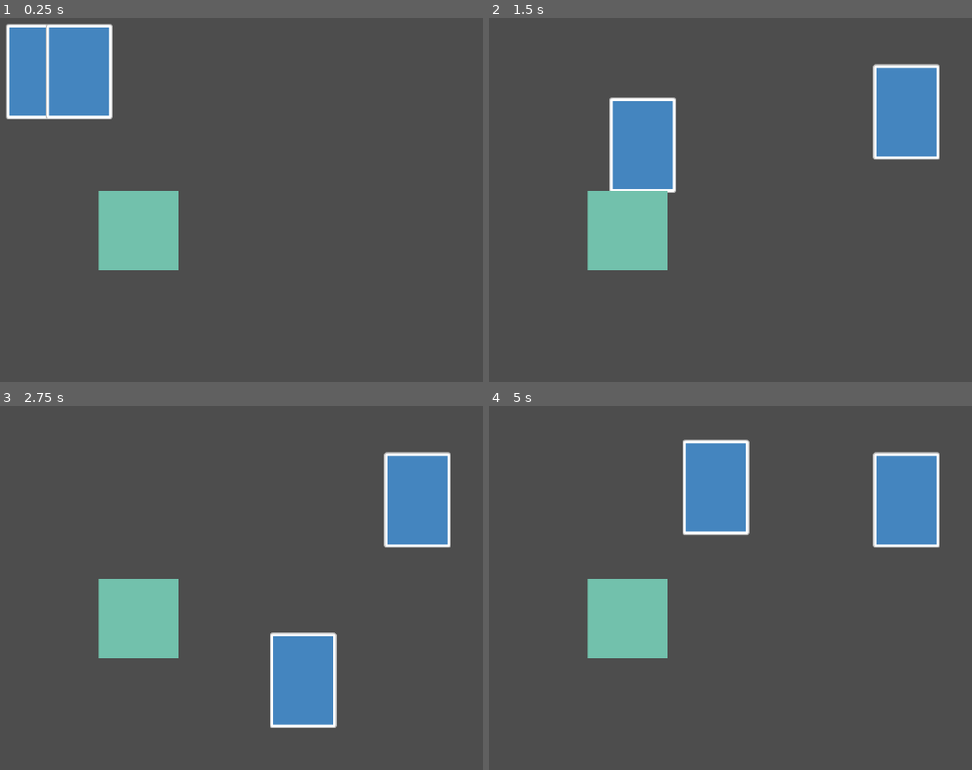
Above: before the commit, frames 1-4 (two rows, left to right).
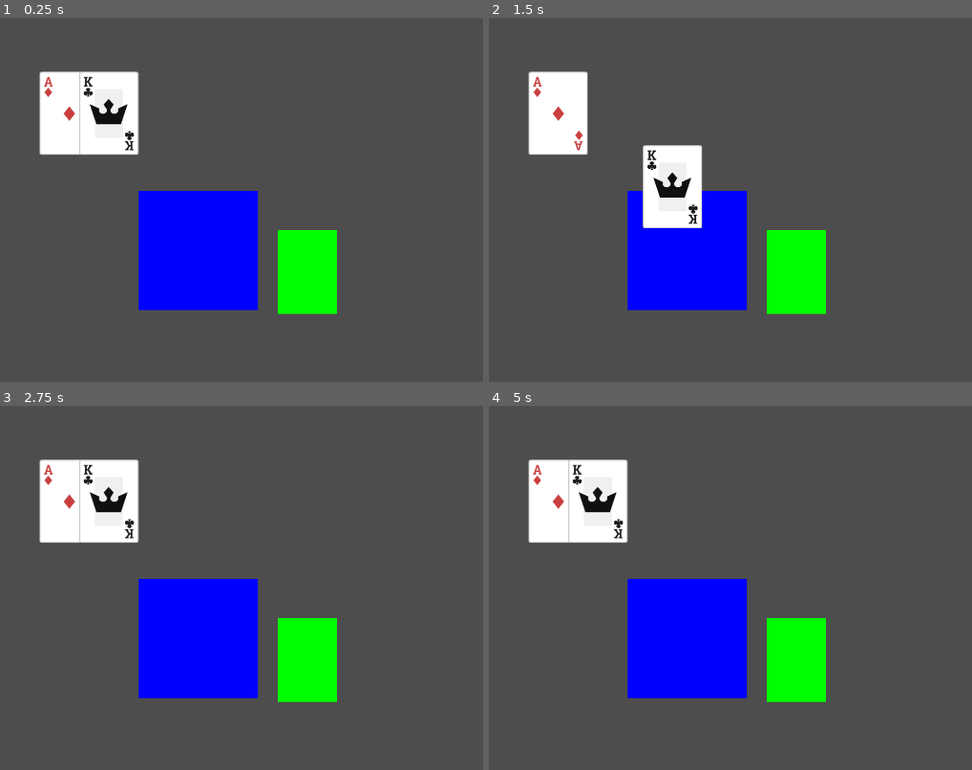
Above: after the commit, the same moments.

Repository: emabrey/card-framework
Game: Godot game, scene res://card_framework/card_manager.tscn
Two runs of this game, one before a commit and one after it. Both use one fixed random seed, a clock stepped at 60 frames per second and the inputs below. The project has no main scene, so this scene is started directly.
Inputs (mouse positions are in pixels of both pictures, inside the frame that each line leads up to):
- Up to frame 1 (0.25 s): no input
- Up to frame 2 (1.5 s): tap Enter at 0.5 s; drag from (527, 72) to (904, 112) at 0.52 s; drag from (566, 72) to (793, 291) at 1.27 s
- Up to frame 3 (2.75 s): move the mouse to (415, 500) at 2.02 s; click (415, 500) at 2.17 s
- Up to frame 4 (5 s): tap Space at 2.75, 4.25 s; drag from (793, 679) to (600, 529) at 2.77 s; tap Enter at 3.5 s; move the mouse to (outside the picture) at 3.52 s; click (outside the picture) at 3.67 s; drag from (600, 529) to (716, 486) at 4.27 s

The runs differ from the first frame. In frame 1, 21% of the frame differs, in the area x 1-70%, y 1-82%; in frame 2, 23%; in frame 3, 22%; in frame 4, 25%, in the area x 8-94%, y 9-82%.

Commit message:
feat: implement drop_zone and moving card features
* Drop Zone is divided into sensor/placement
* At the end of the drag, it checks the valid drop zone to return the card or drop it into the placement
* Add card & drop zone export variables

Diff:
--- a/card_framework/card.gd
+++ b/card_framework/card.gd
@@ -1,33 +1,76 @@
 class_name Card
 extends Control
 
-signal card_picked(card: Card)
-signal card_dropped(card: Card)
+@export var card_size := Vector2(150, 210)
+@export var front_image: Texture2D
+@export var back_image: Texture2D
+@export var show_front := true :
+	set(value):
+		if value:
+			front_face_texture.visible = true
+			back_face_texture.visible = false
+		else:
+			front_face_texture.visible = false
+			back_face_texture.visible = true
+
+@export var return_speed := 2000
 
 var is_hovering := false
 var is_clicked := false
 var is_holding := false
-var current_holding_position: Vector2
+var is_moving_to_destination := false
+var current_holding_mouse_position: Vector2
+var destination: Vector2
 
-# Called when the node enters the scene tree for the first time.
+@onready var front_face_texture := $FrontFace/TextureRect
+@onready var back_face_texture := $BackFace/TextureRect
+
 func _ready():
 	mouse_filter = Control.MOUSE_FILTER_STOP
 	connect("mouse_entered", _on_mouse_enter)
 	connect("mouse_exited", _on_mouse_exited)
 	connect("gui_input", _on_gui_input)
 
-# Called every frame. 'delta' is the elapsed time since the previous frame.
+	front_face_texture.size = card_size
+	back_face_texture.size = card_size
+	if front_image:
+		front_face_texture.texture = front_image
+	if back_image:
+		back_face_texture.texture = back_image
+
+	destination = position
+	show_front = show_front
+
+
 func _process(delta):
 	if is_holding:
-		position = get_global_mouse_position() - current_holding_position
+		position = get_global_mouse_position() - current_holding_mouse_position
+
+	if is_moving_to_destination:
+		position = position.move_toward(destination, return_speed * delta)
+		if position == destination:
+			is_moving_to_destination = false
+			mouse_filter = Control.MOUSE_FILTER_STOP
+
+
+func return_card():
+	is_moving_to_destination = true
+
+
+func move_to_drop_zone(drop_zone: DropZone):
+	is_moving_to_destination = true
+	destination = drop_zone.placement_position
+
 
 func _on_mouse_enter():
 	if _can_interact_with():
 		is_hovering = true
 
+
 func _on_mouse_exited():
 	if _can_interact_with():
 		is_hovering = false
+
 
 func _on_gui_input(event: InputEvent):
 	if event is InputEventMouseButton:
@@ -38,12 +81,14 @@
 		if mouse_event.pressed:
 			is_clicked = true
 			is_holding = true
-			current_holding_position = get_local_mouse_position()
+			current_holding_mouse_position = get_local_mouse_position()
 		else:
 			if is_holding:
-				CardFrameworkSignalBus.card_dropped.emit(self)
+				CardFrameworkSignalBus.drag_dropped.emit(self)
+				mouse_filter = Control.MOUSE_FILTER_IGNORE
 			is_clicked = false
 			is_holding = false
 
+
 func _can_interact_with() -> bool:
 	return true
--- a/card_framework/card.tscn
+++ b/card_framework/card.tscn
@@ -1,77 +1,32 @@
-[gd_scene load_steps=4 format=3 uid="uid://brjlo8xing83p"]
+[gd_scene load_steps=2 format=3 uid="uid://brjlo8xing83p"]
 
 [ext_resource type="Script" path="res://card_framework/card.gd" id="1_6ohl5"]
-[ext_resource type="Texture2D" uid="uid://bx5sa3px1g4r2" path="res://assets/images/cards/cardSpadesA.png" id="2_3g3di"]
-[ext_resource type="Texture2D" uid="uid://bnx5n1lm62uhd" path="res://assets/images/cards/cardBack_blue1.png" id="3_0dkax"]
 
 [node name="Card" type="Control"]
 layout_mode = 3
-anchors_preset = 8
-anchor_left = 0.5
-anchor_top = 0.5
-anchor_right = 0.5
-anchor_bottom = 0.5
-grow_horizontal = 2
-grow_vertical = 2
+anchors_preset = 0
 script = ExtResource("1_6ohl5")
-metadata/_edit_use_anchors_ = true
 
 [node name="FrontFace" type="Control" parent="."]
 layout_mode = 1
-anchors_preset = 8
-anchor_left = 0.5
-anchor_top = 0.5
-anchor_right = 0.5
-anchor_bottom = 0.5
-offset_left = -20.0
-offset_top = -20.0
-offset_right = 20.0
-offset_bottom = 20.0
-grow_horizontal = 2
-grow_vertical = 2
+anchors_preset = 0
+offset_right = 40.0
+offset_bottom = 40.0
 mouse_filter = 1
 
 [node name="TextureRect" type="TextureRect" parent="FrontFace"]
 layout_mode = 1
-anchors_preset = 8
-anchor_left = 0.5
-anchor_top = 0.5
-anchor_right = 0.5
-anchor_bottom = 0.5
-offset_left = -84.0
-offset_top = -120.0
-offset_right = 84.0
-offset_bottom = 120.0
-grow_horizontal = 2
-grow_vertical = 2
-texture = ExtResource("2_3g3di")
+offset_right = 150.0
+offset_bottom = 210.0
 
 [node name="BackFace" type="Control" parent="."]
 layout_mode = 1
-anchors_preset = 8
-anchor_left = 0.5
-anchor_top = 0.5
-anchor_right = 0.5
-anchor_bottom = 0.5
-offset_left = -20.0
-offset_top = -20.0
-offset_right = 20.0
-offset_bottom = 20.0
-grow_horizontal = 2
-grow_vertical = 2
+anchors_preset = 0
+offset_right = 40.0
+offset_bottom = 40.0
 mouse_filter = 1
 
 [node name="TextureRect" type="TextureRect" parent="BackFace"]
 layout_mode = 1
-anchors_preset = 8
-anchor_left = 0.5
-anchor_top = 0.5
-anchor_right = 0.5
-anchor_bottom = 0.5
-offset_left = -84.0
-offset_top = -120.0
-offset_right = 84.0
-offset_bottom = 120.0
-grow_horizontal = 2
-grow_vertical = 2
-texture = ExtResource("3_0dkax")
+offset_right = 150.0
+offset_bottom = 210.0
--- a/card_framework/card_framework_signal_bus.gd
+++ b/card_framework/card_framework_signal_bus.gd
@@ -3,4 +3,5 @@
 signal drop_zone_added(zone_id: int, zone_node: DropZone)
 signal drop_zone_deleted(zone_id: int)
 
-signal card_dropped(card: Card)
+signal drag_dropped(card: Card)
+signal card_dropped(card: Card, drop_zone: DropZone)
--- a/card_framework/card_manager.gd
+++ b/card_framework/card_manager.gd
@@ -1,12 +1,16 @@
 class_name CardManager
 extends Control
 
+@export var card_size := Vector2(150, 210)
+
 var drop_zone_dict := {}
+
 
 func _init() -> void:
 	CardFrameworkSignalBus.drop_zone_added.connect(_on_drop_zone_added)
 	CardFrameworkSignalBus.drop_zone_deleted.connect(_on_drop_zone_deleted)
-	CardFrameworkSignalBus.card_dropped.connect(_on_card_dropped)
+	CardFrameworkSignalBus.drag_dropped.connect(_on_card_dropped)
+
 
 func _ready() -> void:
 	pass
@@ -30,6 +34,8 @@
 		if drop_zone.enabled:
 			var result = drop_zone.check_card_can_be_dropped(card)
 			if result:
+				card.move_to_drop_zone(drop_zone)
 				return drop_zone
 
+	card.return_card()
 	return null
--- a/card_framework/card_manager.tscn
+++ b/card_framework/card_manager.tscn
@@ -1,8 +1,11 @@
-[gd_scene load_steps=4 format=3 uid="uid://c7u8hryloq7hy"]
+[gd_scene load_steps=7 format=3 uid="uid://c7u8hryloq7hy"]
 
 [ext_resource type="Script" path="res://card_framework/card_manager.gd" id="1_cp2xm"]
 [ext_resource type="PackedScene" uid="uid://brjlo8xing83p" path="res://card_framework/card.tscn" id="1_rvy15"]
 [ext_resource type="PackedScene" uid="uid://dkmme1pig03ie" path="res://card_framework/drop_zone.tscn" id="2_0bmnm"]
+[ext_resource type="Texture2D" uid="uid://bg5qrq2m3p7vx" path="res://assets/images/cards/cardDiamondsA.png" id="3_1okis"]
+[ext_resource type="Texture2D" uid="uid://bnx5n1lm62uhd" path="res://assets/images/cards/cardBack_blue1.png" id="4_br0t2"]
+[ext_resource type="Texture2D" uid="uid://bcj7enn5aud74" path="res://assets/images/cards/cardClubsK.png" id="5_3nhiu"]
 
 [node name="CardManager" type="Control"]
 layout_mode = 3
@@ -15,6 +18,8 @@
 offset_top = 200.0
 offset_right = 200.0
 offset_bottom = 200.0
+front_image = ExtResource("3_1okis")
+back_image = ExtResource("4_br0t2")
 
 [node name="Card2" parent="." instance=ExtResource("1_rvy15")]
 layout_mode = 1
@@ -22,25 +27,15 @@
 offset_top = 200.0
 offset_right = 300.0
 offset_bottom = 200.0
+front_image = ExtResource("5_3nhiu")
+back_image = ExtResource("4_br0t2")
 
 [node name="DropZone" parent="." instance=ExtResource("2_0bmnm")]
+z_index = -1000
 layout_mode = 1
-offset_left = 350.0
-offset_top = 500.0
-offset_right = 550.0
-offset_bottom = 700.0
-
-[node name="ColorRect" type="ColorRect" parent="DropZone"]
-layout_mode = 1
-anchors_preset = 8
-anchor_left = 0.5
-anchor_top = 0.5
-anchor_right = 0.5
-anchor_bottom = 0.5
-offset_left = -100.0
-offset_top = -100.0
-offset_right = 100.0
-offset_bottom = 100.0
-grow_horizontal = 2
-grow_vertical = 2
-color = Color(0.447071, 0.757751, 0.675506, 1)
+sensor_size = Vector2(300, 300)
+sensor_position = Vector2(450, 500)
+sensor_color = Color(0, 0, 1, 1)
+placement_size = Vector2(150, 210)
+placement_position = Vector2(800, 600)
+placement_color = Color(0, 1, 0, 1)
--- a/card_framework/drop_zone.gd
+++ b/card_framework/drop_zone.gd
@@ -2,8 +2,24 @@
 extends Control
 
 static var next_id = 0
+
+@export_group("Sensor")
+@export var sensor_size: Vector2
+@export var sensor_position: Vector2
+@export var sensor_color := Color(0.0, 0.0, 0.0, 0.0)
+@export var sensor_visibility := true
+
+@export_group("Placement")
+@export var placement_size: Vector2
+@export var placement_position: Vector2
+@export var placement_color := Color(0.0, 0.0, 0.0, 0.0)
+@export var placement_visibility := true
+
 var unique_id: int
 var enabled := true
+
+@onready var sensor := $Sensor
+@onready var placement := $Placement
 
 func _init():
 	unique_id = next_id
@@ -12,7 +28,14 @@
 
 func _ready():
 	CardFrameworkSignalBus.drop_zone_added.emit(unique_id, self)
-
+	sensor.size = sensor_size
+	sensor.position = sensor_position
+	sensor.color = sensor_color
+	sensor.visible = sensor_visibility
+	placement.size = placement_size
+	placement.position = placement_position
+	placement.color = placement_color
+	placement.visible = placement_visibility
 
 func _exit_tree() -> void:
 	CardFrameworkSignalBus.drop_zone_deleted.emit(unique_id)
@@ -20,7 +43,7 @@
 
 func _check_mouse_is_in_drop_zone() -> bool:
 	var mouse_position = get_global_mouse_position()
-	return get_global_rect().has_point(mouse_position)
+	return sensor.get_global_rect().has_point(mouse_position)
 
 
 func set_enabled(_enabled: bool):
--- a/card_framework/drop_zone.tscn
+++ b/card_framework/drop_zone.tscn
@@ -12,3 +12,11 @@
 mouse_filter = 2
 mouse_force_pass_scroll_events = false
 script = ExtResource("1_w6usu")
+
+[node name="Sensor" type="ColorRect" parent="."]
+layout_mode = 0
+mouse_filter = 2
+
+[node name="Placement" type="ColorRect" parent="."]
+layout_mode = 0
+mouse_filter = 2
